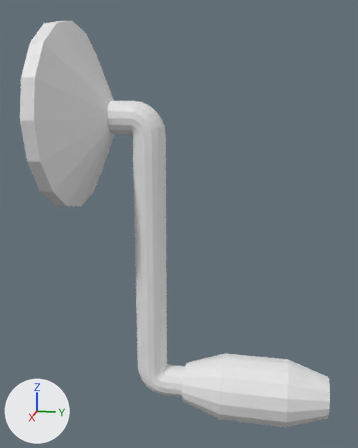
What one commit did to the FBX model Assets/05_Models/Props/Lego_Handle.fbx.
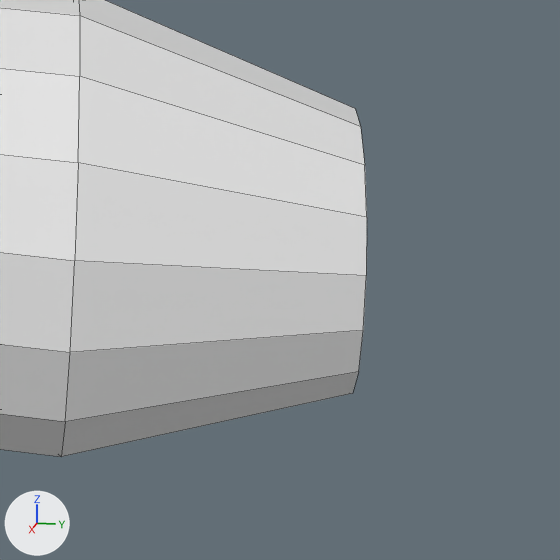
Each version is shown whole from a 50 mm lens placed at (1.211, -0.827, 0.972), pointed at (-1.08, -1.285, 0.399), then close up on the part from 77% to 100% of the width and 81% to 99% of the height. Arrows for +X, +Y and +Z are at lower left; the lights stay in place. The close-ups show mesh edges as thin lines. Where no turn or scale is listed for an object, it has been applied to the vertices.

Objects in the first close-up: 'Handle'.
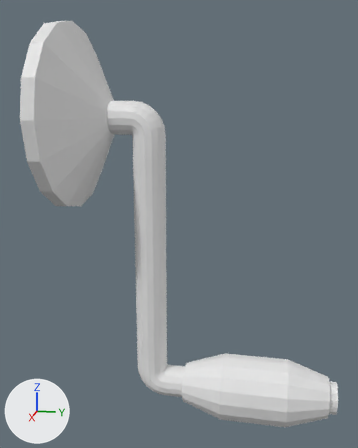
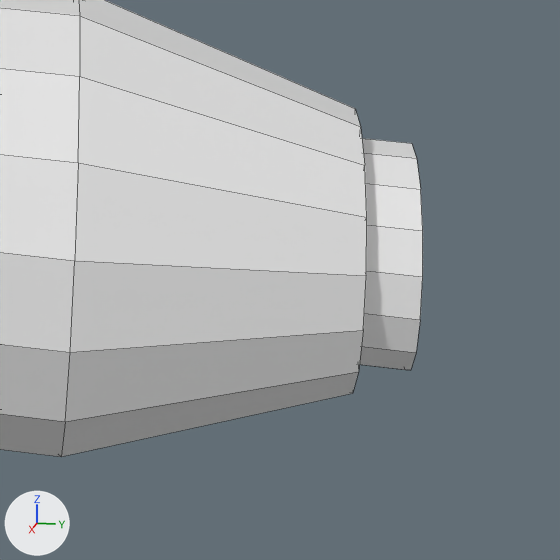
Location of each change, (x1, y1, x2, y2) in pixels of the close-ups (560 x 560 px):
'Handle', reshaped: before (0, 0, 367, 457); after (0, 0, 423, 457)
part 1 of me_handle_002, built on: after (360, 138, 423, 370)

The change in detail:
me_handle_002 is used by ob_handle; location (-1.0919, -1.8489, 0.9).
me_handle_002 had 340 vertices, 314 faces and spanned x -0.16..0.16, y 0.24..1.32, z -1.52..0.08.
me_handle_002 now has 372 vertices, 346 faces and spans x -0.16..0.16, y 0.24..1.36, z -1.52..0.08.
Part 1, on me_handle_002:
1 face is deleted.
16 vertices are added at x -0.08..0.08, y 1.32, z -1.44..-1.28.
16 new vertices lie (0.0, 0.04, 0.0) away from vertices in x -0.08..0.08, y 1.32, z -1.44..-1.28.
33 new faces join them.
